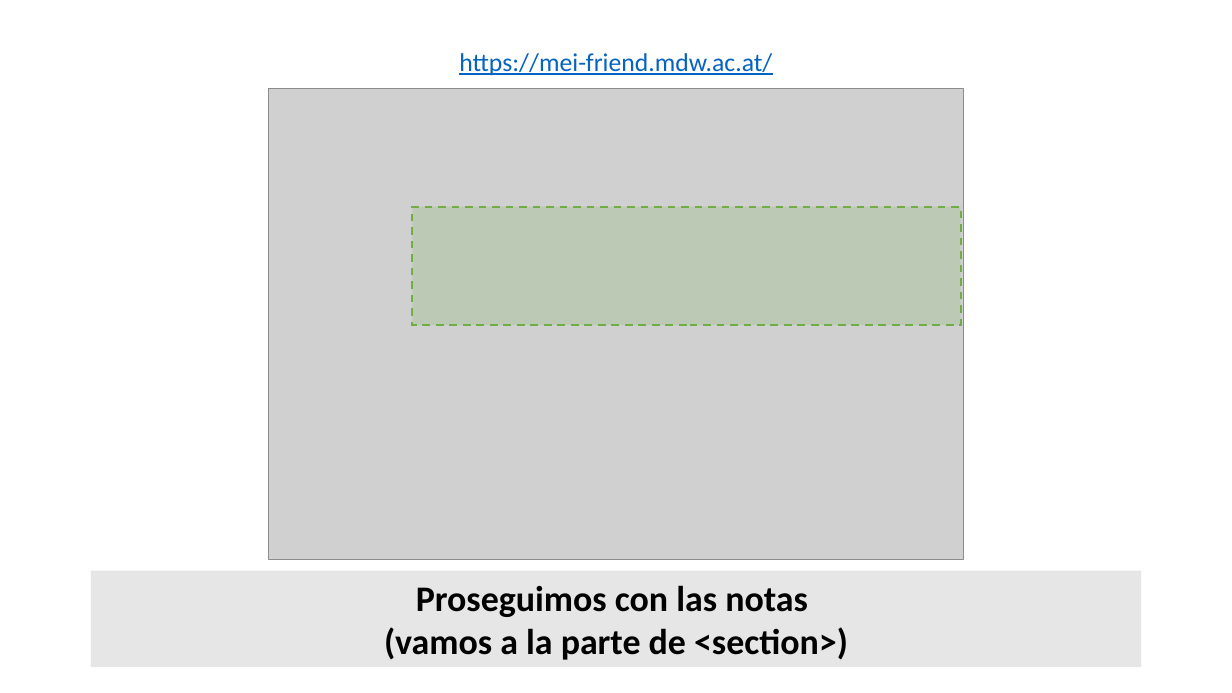
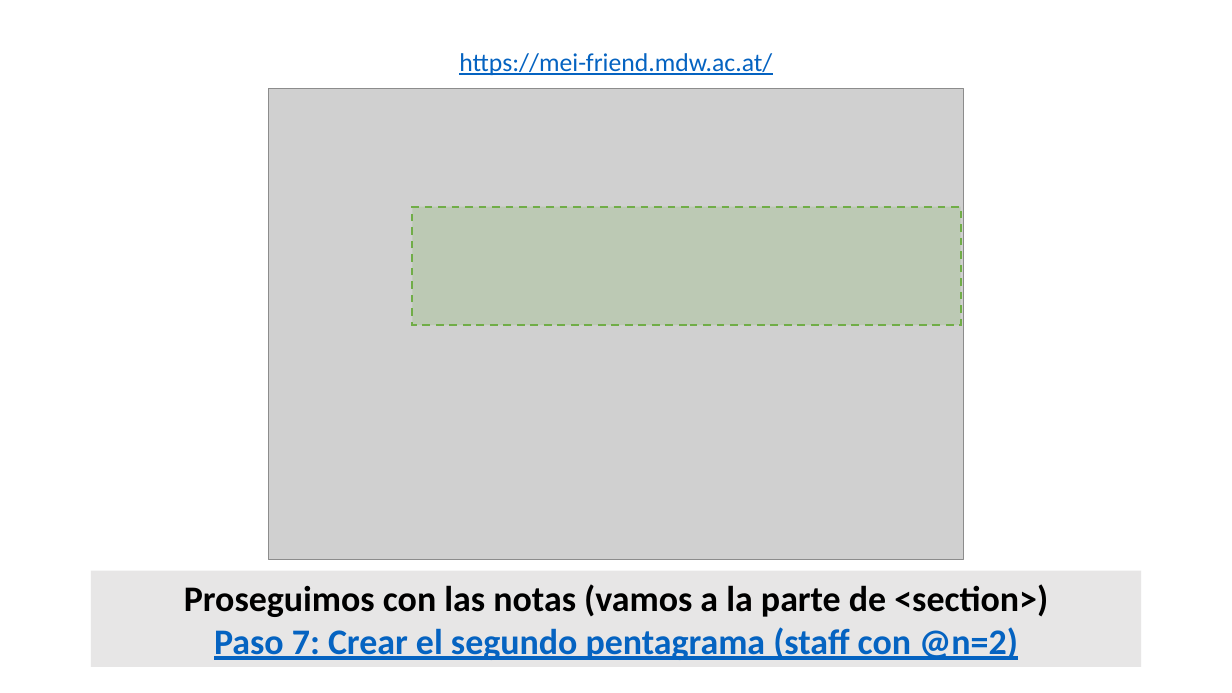
Before and after one commit to martha-thomae/Taller_de_codificacion_en_MEI, a slide deck: slide 49 of Taller_TEI2024_MThomae.pptx. Drawn at 1232x693 pixels with LibreOffice and Linux fonts; fonts in the diff are those of the drawing; grey boxes stand for pictures. Boxes give left, top, right and bottom in pixels: in the first picture for what was removed or moved away, otherwise in the second. Text is boxed around its words. In the diff, an @@ line names an element or a change of style, - is before the commit and + after.

```diff
--- a/Taller_TEI2024_MThomae.pptx
+++ b/Taller_TEI2024_MThomae.pptx
@@ text in rectangle at [214, 627, 1018, 660]: paragraph added @@
+Paso 7: Crear el segundo pentagrama (staff con @n=2)
```
Also in this commit, not shown: 2 other slides changed.
